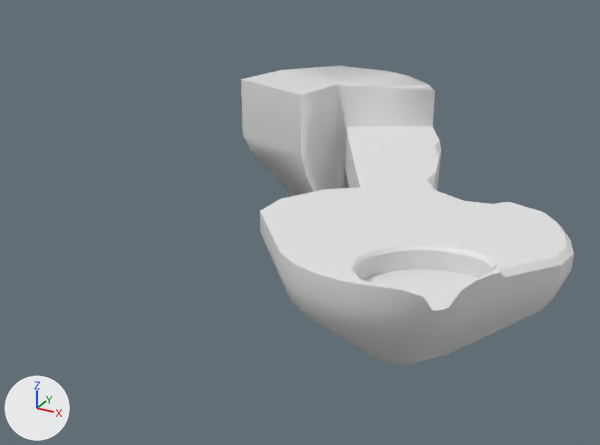
A saved change to the OBJ model ZeldaLike TING/Assets/Art/Meshes/LD/Iles.obj.
Camera for both pictures: a 50 mm lens placed at (23.2, -57.3, 27.6), pointed at (-15.4, 13.0, -7.6). The axes (+X, +Y, +Z) are drawn at lower left. The lights are the same throughout. Where no turn or scale is listed for an object, it has been applied to the vertices.

Objects in the first picture: 'Ile_1_Island_02.001', 'Ile_2_Cube.001'.
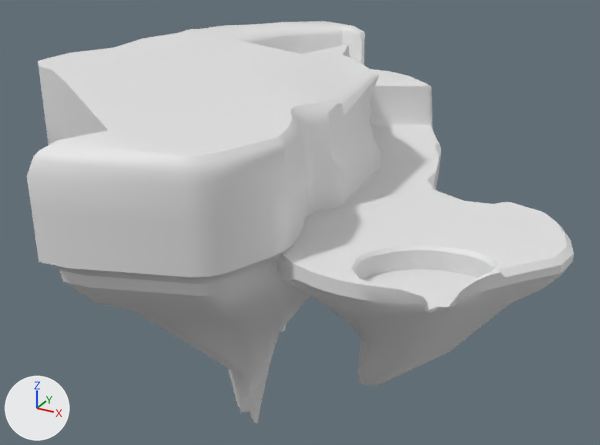
Where the change shows, as pixel boxes (x1, y1, x2, y2) in the pictures (600 x 445 px):
```json
{"object": "Island_05.001", "change": "added", "after": [27, 21, 381, 423]}
{"object": "Ile_1_Island_02.001", "change": "reshaped", "before": [260, 126, 574, 364], "after": [278, 69, 574, 386]}
{"object": "Ile_2_Cube.001", "change": "deleted", "before": [241, 66, 435, 196]}
{"part": 1, "of": "me_ile_1_island_02_001", "change": "built on", "before": [263, 126, 574, 364], "after": [280, 69, 574, 386]}
```

The change, as JSON lines over the scene's bpy script:
```json
{"op": "add", "block": "mat_lit_002", "code": ["mat_lit_002 = principled_material('Lit.002')", "mat_lit_002.base_color = (0.8, 0.8, 0.8)  # white #e7e7e7", "mat_lit_002.roughness = 0.526"]}
{"block": "me_ile_1_island_02_001", "where": "# used by ob_ile_1_island_02_001; location = (0.0, 0.0, 0.0)"}
{"op": "remove", "block": "me_ile_1_island_02_001", "code": "me_ile_1_island_02_001.from_pydata(...)  # 273 vertices, 243 faces; spans x -16.9..13.5, y -8.1..31.6, z -12.4..-1.0"}
{"op": "add", "block": "me_ile_1_island_02_001", "code": "me_ile_1_island_02_001.from_pydata(...)  # 432 vertices, 402 faces; spans x -29.2..13.5, y -8.1..36.1, z -19.7..3.8"}
{"block": "me_ile_1_island_02_001", "change": "me_ile_1_island_02_001 part 1"}
{"block": "me_ile_1_island_02_001", "change": "44 vertices are removed from x -16.9..13.5, y -7.4..26.8, z -12.4..-1.0"}
{"block": "me_ile_1_island_02_001", "change": "62 faces are deleted"}
{"block": "me_ile_1_island_02_001", "change": "11 vertices in x -2.5..13.1, y -8.1..3.4, z -3.0 move by (0.0, 0.0, 0.8)"}
{"block": "me_ile_1_island_02_001", "change": "3 vertices in x 8.1..9.0, y -2.9..-0.6, z -1.2..-1.0 move by (-0.1, 0.0, 0.0)"}
{"block": "me_ile_1_island_02_001", "change": "28 vertices move from x -11.4..12.0, y -7.4..31.6, z -12.4..-1.0 to x -9.2..12.5, y -7.6..31.8, z -5.9..-1.0"}
{"block": "me_ile_1_island_02_001", "change": "195 vertices are added at x -29.2..13.5, y -7.5..36.1, z -19.7..3.8"}
{"block": "me_ile_1_island_02_001", "change": "8 new vertices lie (0.0, 0.0, 2.0) away from vertices in x -29.2..-13.9, y 20.8..36.1, z -3.0"}
{"block": "me_ile_1_island_02_001", "change": "221 new faces join them"}
{"op": "add", "block": "me_island_05_001", "code": ["me_island_05_001 = bpy.data.meshes.new('Island_05.001')", "me_island_05_001.from_pydata(...)  # 413 vertices, 462 faces; spans x -41.1..-6.1, y -17.0..38.5, z -36.2..8.5", "me_island_05_001.materials.append(mat_lit_002)  # white #e7e7e7"]}
{"op": "remove", "block": "ob_ile_2_cube_001", "code": ["ob_ile_2_cube_001 = bpy.data.objects.new('Ile_2_Cube.001', me_ile_2_cube_001)", "ob_ile_2_cube_001.location = (0.0, 0.0, 0.0)"]}
{"op": "add", "block": "ob_island_05_001", "code": ["ob_island_05_001 = bpy.data.objects.new('Island_05.001', me_island_05_001)", "ob_island_05_001.location = (0.0, 0.0, 0.0)"]}
```
